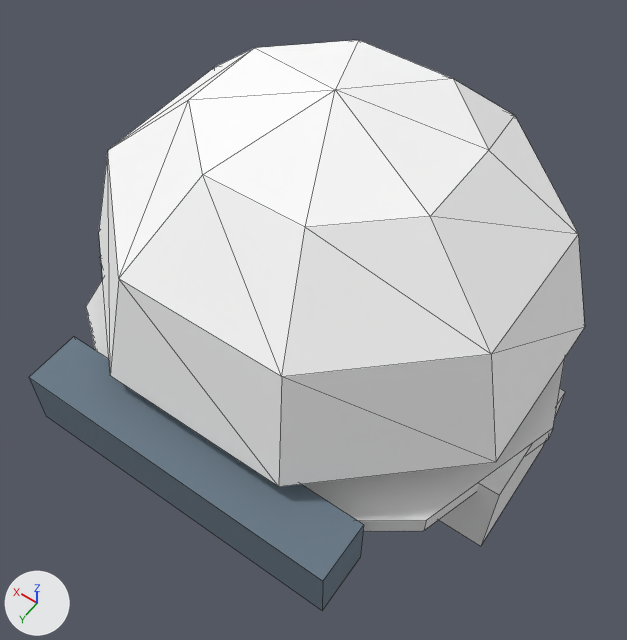
The OBJ model Models/person_hat_combat.obj, before and after one commit.
The view is the same before and after, from a camera (50 mm lens) standing at (-0.375, 0.545, 1.806) and looking at (-0.026, 0.057, 1.039). The axes (+X, +Y, +Z) are drawn at lower left. The lights are the same throughout. The first picture is the older version. Mesh edges are drawn as thin lines. Where no turn or scale is listed for an object, it has been applied to the vertices. Vertices at exactly the same position are counted once.

Script lines for the objects in view, before the commit:
```python
me_person_hat_combat = bpy.data.meshes.new('person_hat_combat')
me_person_hat_combat.from_pydata(...)  # 69 vertices, 67 faces; spans x -0.3..0.3, y -0.3..0.285, z 0.84..1.296
# faces by material slot: [41, 21, 5]
me_person_hat_combat.materials.append(mat_stuff_plain)  # white #ffffff
me_person_hat_combat.materials.append(mat_stuff_plain_dark)  # white #e7e7e7
me_person_hat_combat.materials.append(mat_visor)  # greyish blue #697986
ob_person_hat_combat = bpy.data.objects.new('person_hat_combat', me_person_hat_combat)
ob_person_hat_combat.location = (0.0, 0.0, 0.0)
```
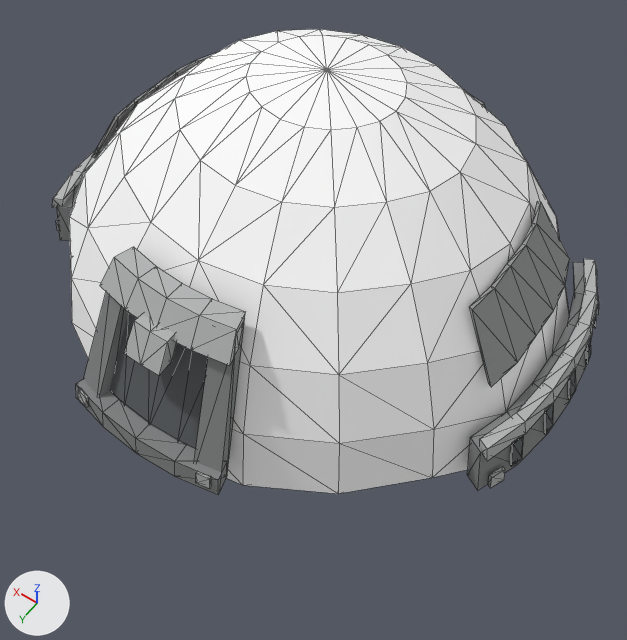
Pixel boxes [x1, y1, x2, y2] of what changed, in the pictures (627 x 640 px):
'person_hat_combat', reshaped (18% shorter): before [29, 40, 585, 611]; after [52, 29, 599, 495]
part 1 of me_person_hat_combat, rebuilt: before [99, 40, 585, 487]; after [69, 29, 569, 494]
part 2 of me_person_hat_combat, deleted: before [86, 279, 565, 531]
part 3 of me_person_hat_combat, deleted: before [29, 337, 364, 611]
part 4 of me_person_hat_combat, deleted: before [439, 389, 565, 546]
part 5 of me_person_hat_combat, added: after [52, 53, 215, 241]
part 6 of me_person_hat_combat, added: after [468, 201, 599, 490]
part 7 of me_person_hat_combat, added: after [76, 247, 246, 495]

The change, as a diff of the scene's bpy script:
```diff
--- a/Models/person_hat_combat.obj.py
+++ b/Models/person_hat_combat.obj.py
@@ mat_helmet_rim @@
+mat_helmet_rim = principled_material('helmet_rim')
+mat_helmet_rim.base_color = (0.16, 0.17, 0.18)  # grey #6f7376
+mat_helmet_rim.roughness = 1.0
@@ mat_tactical_bolt @@
+mat_tactical_bolt = principled_material('tactical_bolt')
+mat_tactical_bolt.base_color = (0.45, 0.46, 0.46)  # grey #b3b5b5
+mat_tactical_bolt.roughness = 1.0
@@ mat_tactical_patch @@
+mat_tactical_patch = principled_material('tactical_patch')
+mat_tactical_patch.base_color = (0.29, 0.3, 0.3)  # grey #939595
+mat_tactical_patch.roughness = 1.0
@@ mat_tactical_rail @@
+mat_tactical_rail = principled_material('tactical_rail')
+mat_tactical_rail.base_color = (0.23, 0.24, 0.24)  # grey #848686
+mat_tactical_rail.roughness = 1.0
@@ mat_tactical_slot @@
+mat_tactical_slot = principled_material('tactical_slot')
+mat_tactical_slot.base_color = (0.105, 0.115, 0.12)  # dark grey #5b5f61
+mat_tactical_slot.roughness = 1.0
@@ me_person_hat_combat @@
 # used by ob_person_hat_combat; location = (0.0, 0.0, 0.0)
-me_person_hat_combat.from_pydata(...)  # 69 vertices, 67 faces; spans x -0.3..0.3, y -0.3..0.285, z 0.84..1.296
+me_person_hat_combat.from_pydata(...)  # 638 vertices, 1156 faces; spans x -0.308..0.308, y -0.271..0.31, z 0.936..1.327
+# me_person_hat_combat part 1: the loose piece of 25 vertices spanning x -0.276..0.276, y -0.269..0.239, z 1.027..1.296 is rebuilt with 242 vertices and now spans x -0.29..0.29, y -0.271..0.281, z 0.936..1.327
+# me_person_hat_combat part 2: the loose piece of 20 vertices spanning x -0.3..0.3, y -0.3..0.27, z 0.95..0.975 is deleted
+# me_person_hat_combat part 3: the loose piece of 8 vertices spanning x -0.2..0.2, y 0.215..0.285, z 0.925..1.005 is deleted
+# me_person_hat_combat part 4: the loose piece of 8 vertices spanning x -0.29..-0.22, y -0.07..0.09, z 0.84..0.97 is deleted
+# me_person_hat_combat part 5: 136 vertices added at x 0.195..0.308, y -0.138..0.144, z 1.055..1.222
+# me_person_hat_combat part 6: 136 vertices added at x -0.308..-0.199, y -0.138..0.144, z 1.055..1.222
+# me_person_hat_combat part 7: 104 vertices added at x -0.091..0.091, y 0.207..0.31, z 1.078..1.235
+# other edits to the shape of me_person_hat_combat do not show in these pictures
 me_person_hat_combat.materials.append(mat_stuff_plain)
-me_person_hat_combat.materials.append(mat_stuff_plain_dark)  # white #e7e7e7
-me_person_hat_combat.materials.append(mat_visor)  # greyish blue #697986
+me_person_hat_combat.materials.append(mat_helmet_rim)  # grey #6f7376
+me_person_hat_combat.materials.append(mat_tactical_rail)  # grey #848686
+me_person_hat_combat.materials.append(mat_tactical_bolt)  # grey #b3b5b5
+me_person_hat_combat.materials.append(mat_tactical_slot)  # dark grey #5b5f61
+me_person_hat_combat.materials.append(mat_tactical_patch)  # grey #939595
```
